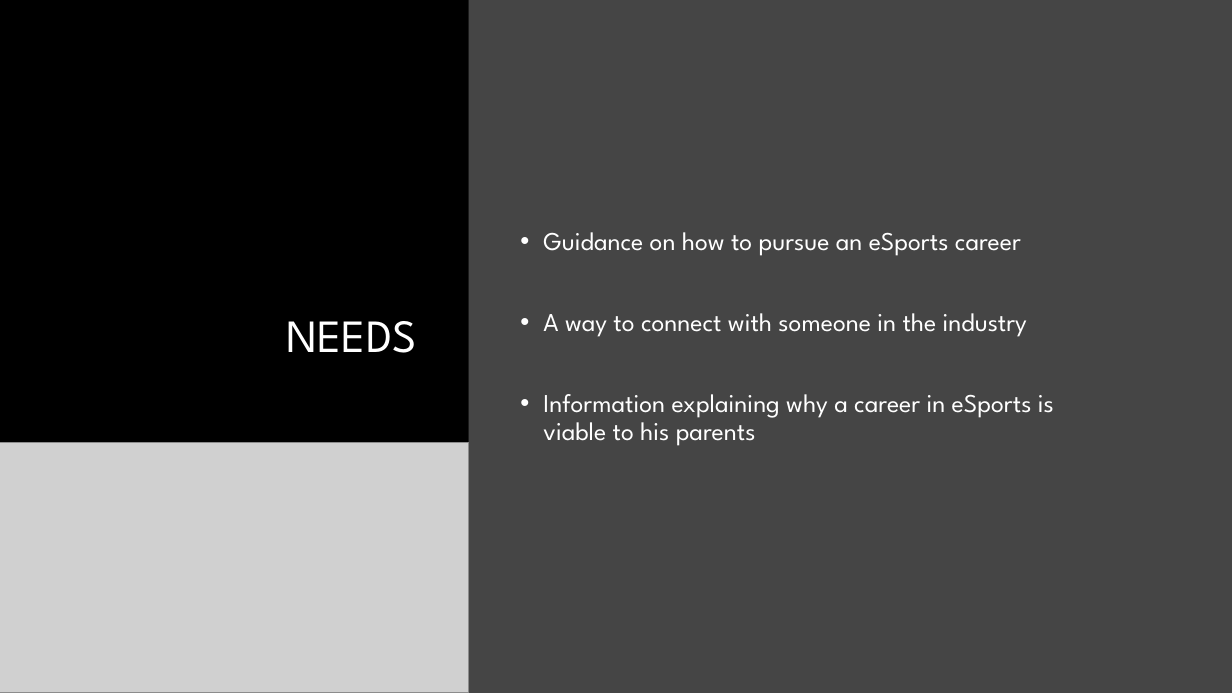
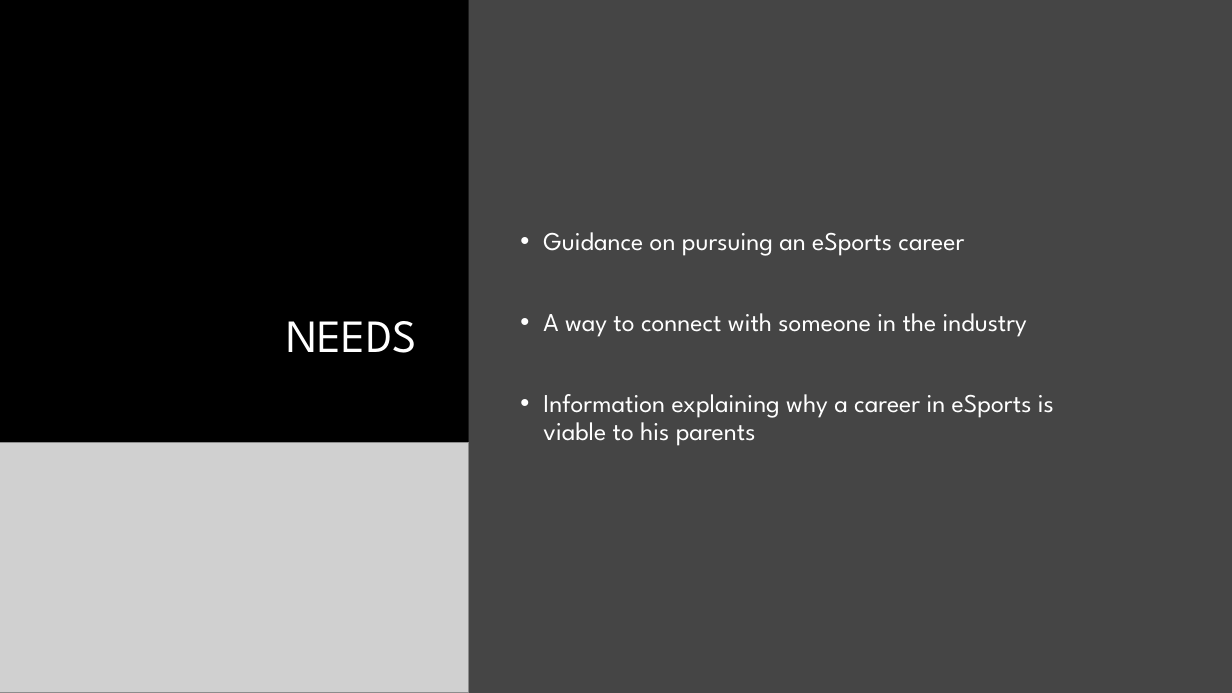
Before and after one commit to vinceleg/lab04_repo, a slide deck: slide 12 of dtc_team16_pitch_presentation.pptx. Drawn at 1232x693 pixels with LibreOffice and Linux fonts; fonts in the diff are those of the drawing; grey boxes stand for pictures; background and template pictures are left out. Boxes give left, top, right and bottom in pixels: in the first picture for what was removed or moved away, otherwise in the second. Text is boxed around its words. In the diff, an @@ line names an element or a change of style, - is before the commit and + after.

```diff
--- a/dtc_team16_pitch_presentation.pptx
+++ b/dtc_team16_pitch_presentation.pptx
@@ text at (x1=543, y1=232, x2=964, y2=256): text changed @@
-• Guidance on how to pursue an eSports career
+• Guidance on pursuing an eSports career
```
Also in this commit, not shown: 5 other slides changed, 1 slide added.
